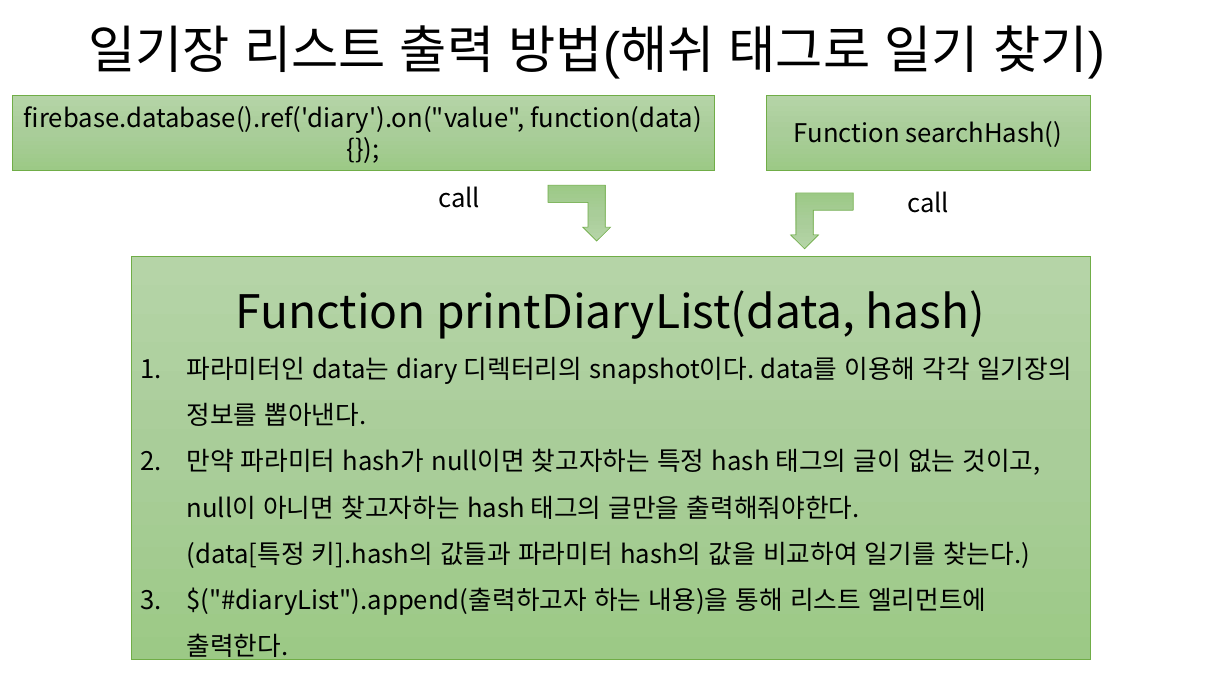
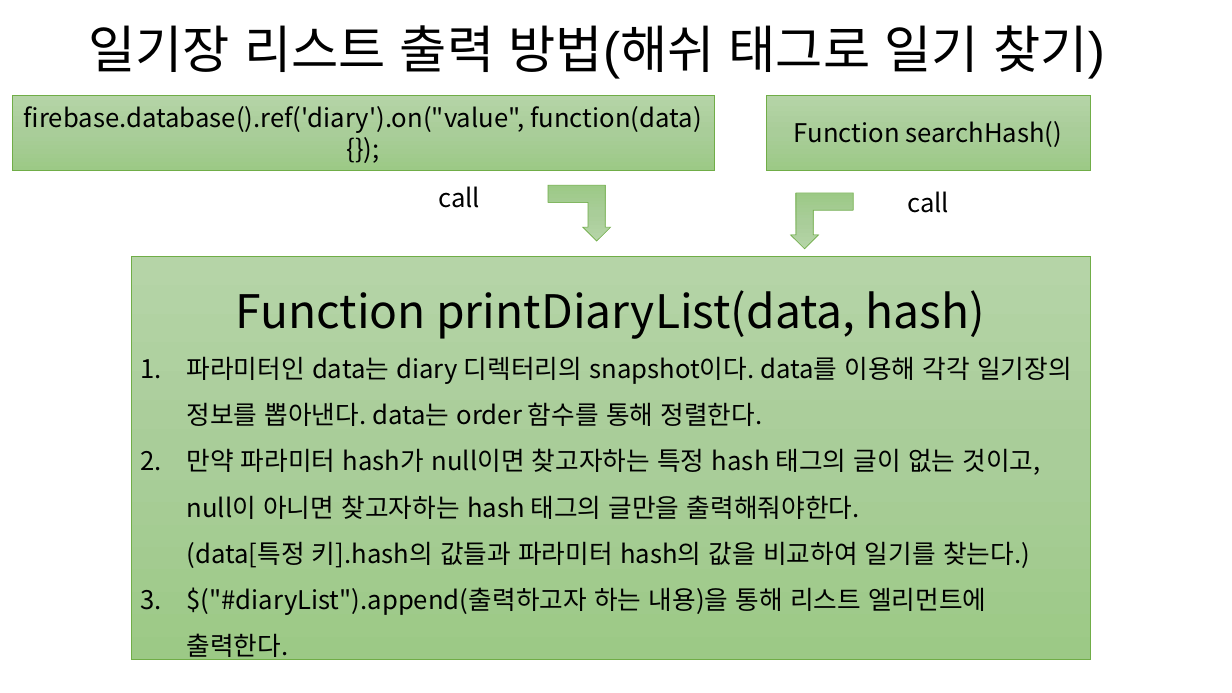
Before and after one commit to naem1023/PROJECT_webProgramming, a slide deck: slide 20 of project_doc_201611263_박성호.pptx. Drawn at 1232x693 pixels with LibreOffice and Linux fonts; fonts in the diff are those of the drawing. Boxes give left, top, right and bottom in pixels: in the first picture for what was removed or moved away, otherwise in the second. Text is boxed around its words. In the diff, an @@ line names an element or a change of style, - is before the commit and + after.

```diff
--- a/project_doc_201611263_박성호.pptx
+++ b/project_doc_201611263_박성호.pptx
@@ text in rectangle at (187,356,1072,426): text changed @@
-1. 파라미터인 data는 diary 디렉터리의 snapshot이다. data를 이용해 각각 일기장의 정보를 뽑아낸다.
+1. 파라미터인 data는 diary 디렉터리의 snapshot이다. data를 이용해 각각 일기장의 정보를 뽑아낸다. data는 order 함수를 통해 정렬한다.
```
Also in this commit, not shown: 1 other slide changed, 1 slide added, 1 other file.
